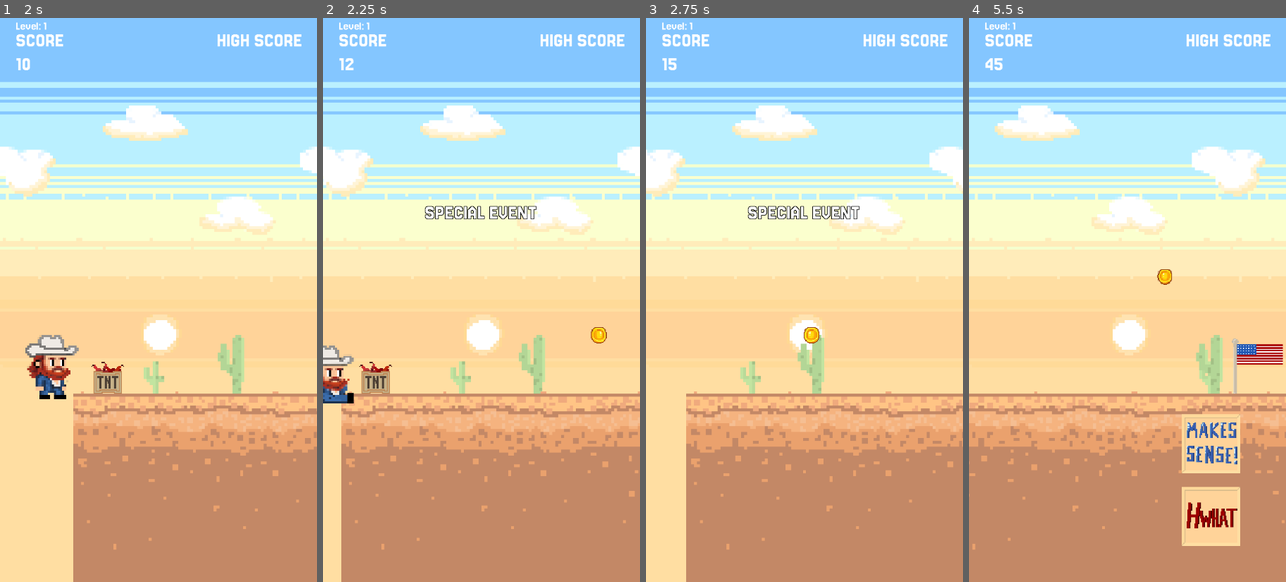
Above: before the commit, frames 1-4 (left to right).
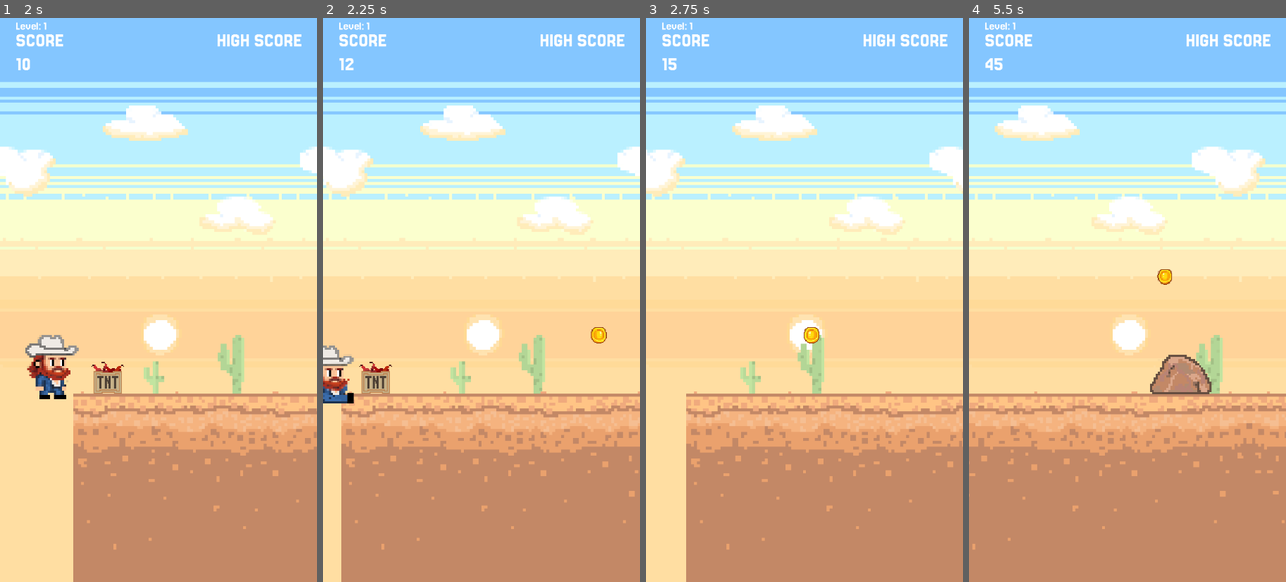
Above: after the commit, the same moments.

Repository: rgomezp/cowboy-game
Game: Godot game, scene res://scenes/main.tscn
Two runs of this game, one before a commit and one after it. Both use one fixed random seed, a clock stepped at 60 frames per second and the inputs below.
Inputs (mouse positions are in pixels of both pictures, inside the frame that each line leads up to):
- Up to frame 1 (2 s): tap Enter (ui_accept) at 0.5, 0.77 s; move the mouse to (228, 271) at 0.52 s; click (228, 271) at 0.67 s; drag from (95, 328) to (50, 254) at 1.27 s
- Up to frame 2 (2.25 s): move the mouse to (513, 175) at 2.02 s; hold Down (ui_down) from 2.03 s (still down)
- Up to frame 3 (2.75 s): keep holding Down (ui_down)
- Up to frame 4 (5.5 s): release Down (ui_down) at 2.75 s; drag from (1111, 412) to (1032, 215) at 2.77 s; move the mouse to (1222, 384) at 3.52 s; tap Enter (ui_accept) at 3.77 s; drag from (1032, 215) to (1010, 322) at 4.27 s; move the mouse to (1143, 300) at 5.02 s; click (1143, 300) at 5.17 s

Frame 1 is identical in both runs. In frame 2, 0.6% of the frame differs, in the area x 32-68%, y 33-36%; in frame 3, 0.6%; in frame 4, 5.5%, in the area x 57-100%, y 56-94%.

Commit message:
Adjusts event scheduling interval
Increases the interval between special events to occur between 10 and 30 seconds.
This change improves the pacing of events in the game.

Diff:
--- a/scenes/SpecialEventManager.gd
+++ b/scenes/SpecialEventManager.gd
@@ -54,7 +54,7 @@
 
 func schedule_next_event():
 	# Schedule next event in 10-30 seconds (10-30 seconds)
-	next_event_interval = randf_range(0.0, 3.0)
+	next_event_interval = randf_range(10.0, 30.0)
 	time_since_last_event = 0.0
 
 func update(delta: float, current_speed: float, camera_x: float) -> void:
